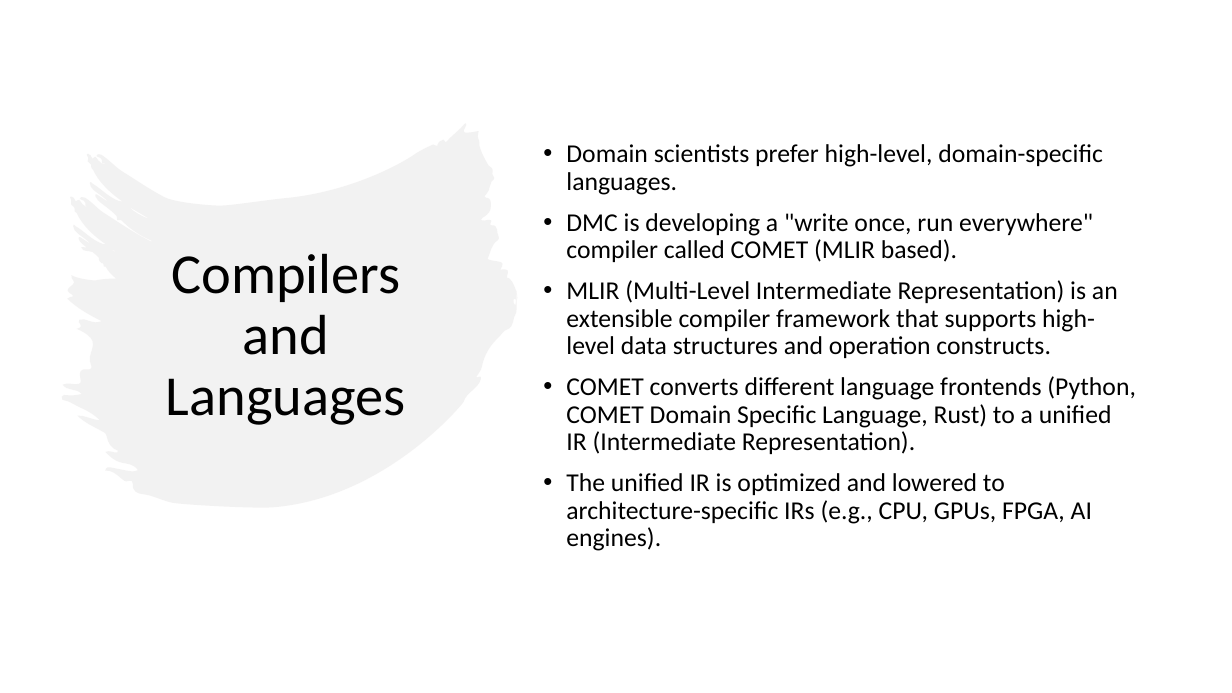
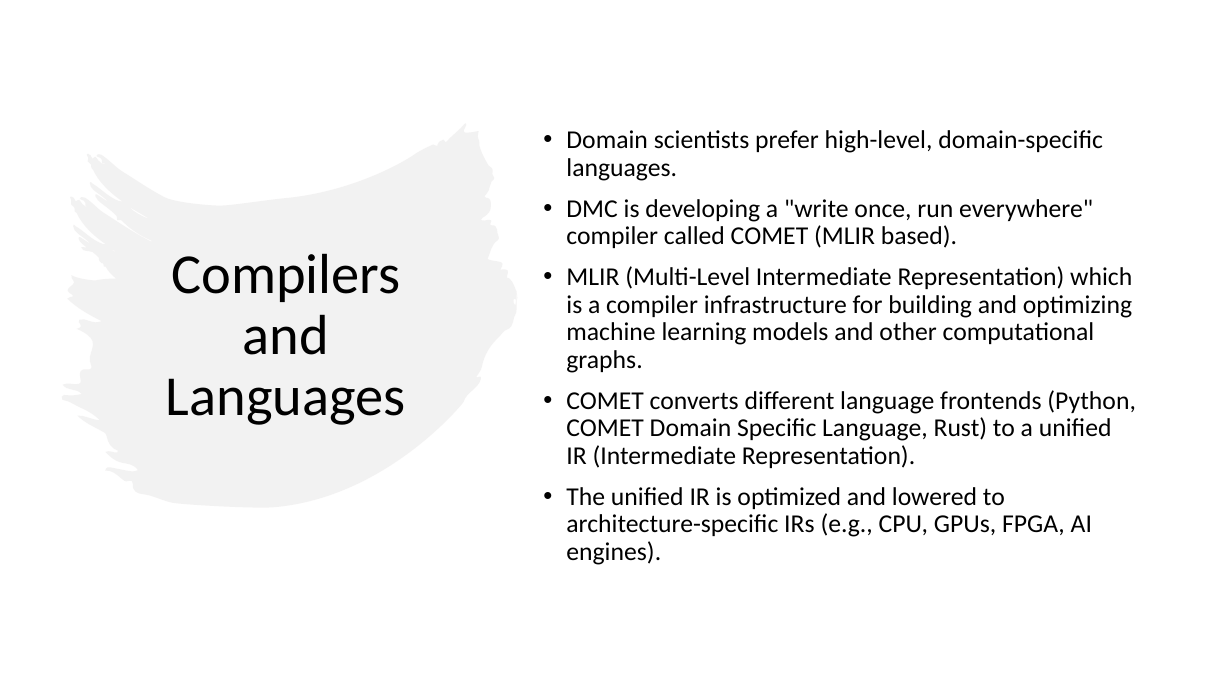
Before and after one commit to dhanifudin/presentation, a slide deck: slide 10 of Codesign.pptx (slide 8 before the commit). Drawn at 1232x693 pixels with LibreOffice and Linux fonts; fonts in the diff are those of the drawing. Boxes give left, top, right and bottom in pixels: in the first picture for what was removed or moved away, otherwise in the second. Text is boxed around its words. In the diff, an @@ line names an element or a change of style, - is before the commit and + after.

```diff
--- a/Codesign.pptx
+++ b/Codesign.pptx
@@ text at box(566, 266, 1132, 373): text changed @@
-• MLIR (Multi-Level Intermediate Representation) is an extensible compiler framework that supports high-level data structures and operation constructs.
+• MLIR (Multi-Level Intermediate Representation) which is a compiler infrastructure for building and optimizing machine learning models and other computational graphs.
```
Also in this commit, not shown: 2 slides added.
